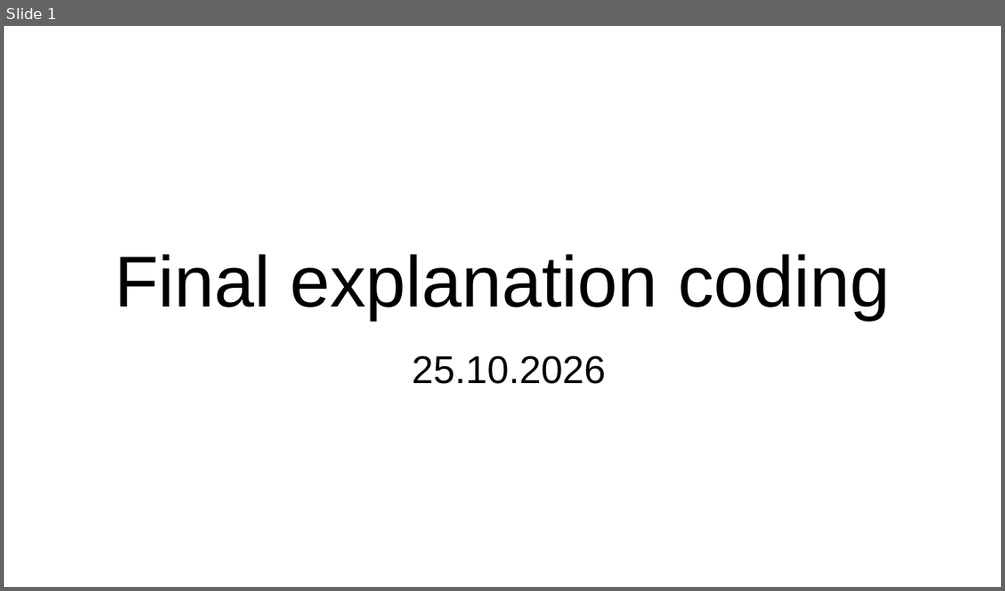
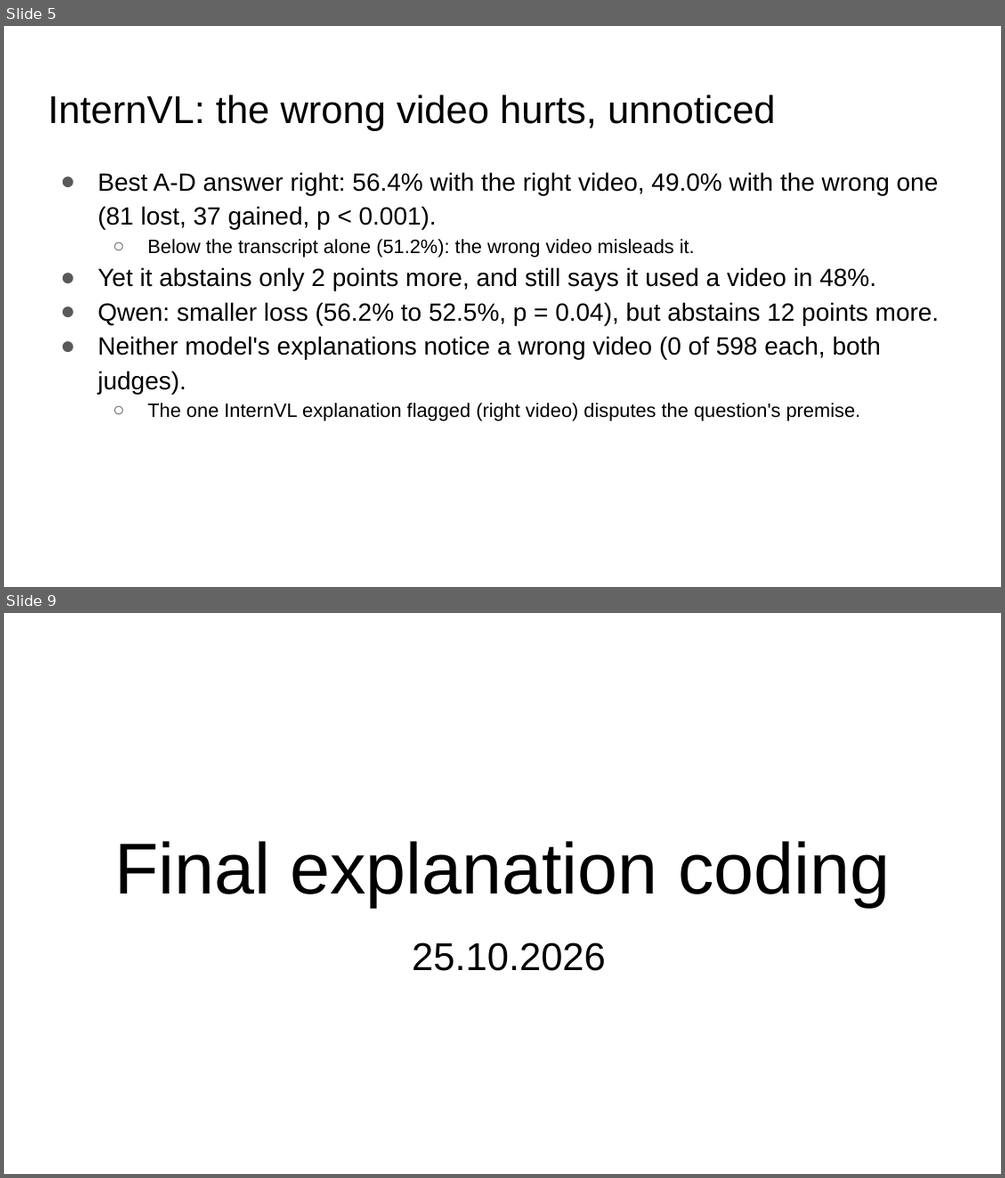
Before and after one commit to seriozh1/ai-alignment-demands-emotions, a slide deck: files/AI Alignemnt Emotions all slides.pptx. Shown one above the other, each under a label of ours: slide 1 before the commit, slides 5 and 9 after it; the slides between them are not shown. The pictures are 1005x591 and 1005x1178 pixels, drawn with LibreOffice and Linux fonts; fonts in the diff are those of the drawing. Boxes give left, top, right and bottom in pixels: in the first picture for what was removed or moved away, otherwise in the second. Text is boxed around its words. In the diff, an @@ line names an element or a change of style, - is before the commit and + after.

Commit message:
3-rd model qwen_v1 test

```diff
--- a/files/AI Alignemnt Emotions all slides.pptx
+++ b/files/AI Alignemnt Emotions all slides.pptx
@@ slide 5 added at box(4, 26, 1001, 587), background #FFFFFF @@
@@ title added at box(48, 95, 776, 131), 28 pt, text #000000 @@
+InternVL: the wrong video hurts, unnoticed
@@ text added at box(97, 172, 939, 421), 18 pt, text #000000 @@
+● Best A-D answer right: 56.4% with the right video, 49.0% with the wrong one (81 lost, 37 gained, p < 0.001).
+  ○ Below the transcript alone (51.2%): the wrong video misleads it.
+● Yet it abstains only 2 points more, and still says it used a video in 48%.
+● Qwen: smaller loss (56.2% to 52.5%, p = 0.04), but abstains 12 points more.
+● Neither model's explanations notice a wrong video (0 of 598 each, both judges).
+  ○ The one InternVL explanation flagged (right video) disputes the question's premise.
@@ what was slide 1 is now slide 9 @@
```
Also in this commit, not shown: 7 other slides added, 29 other files.
